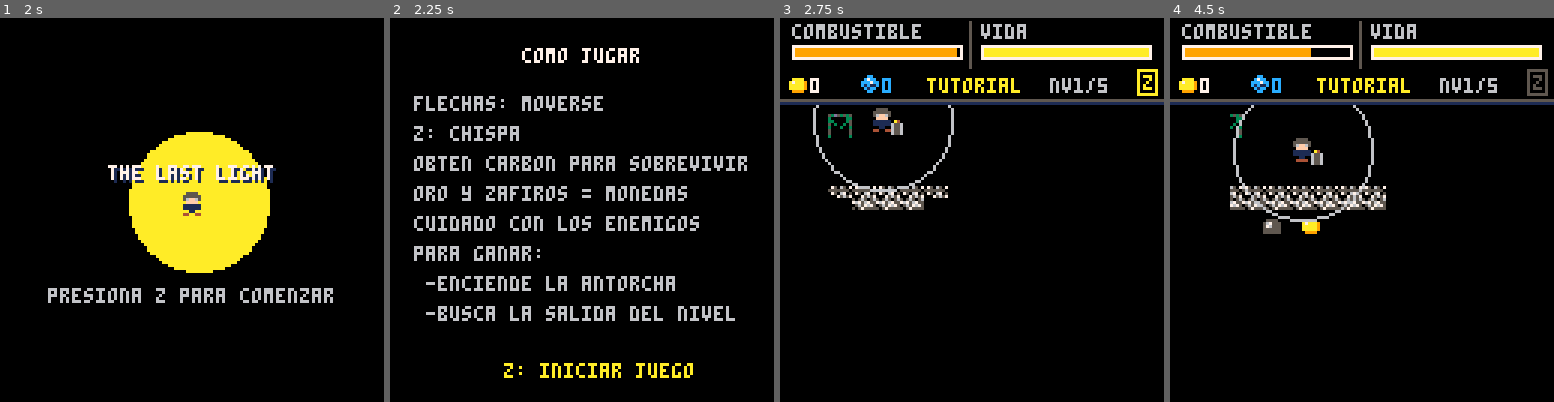
Above: before the commit, frames 1-4 (left to right).
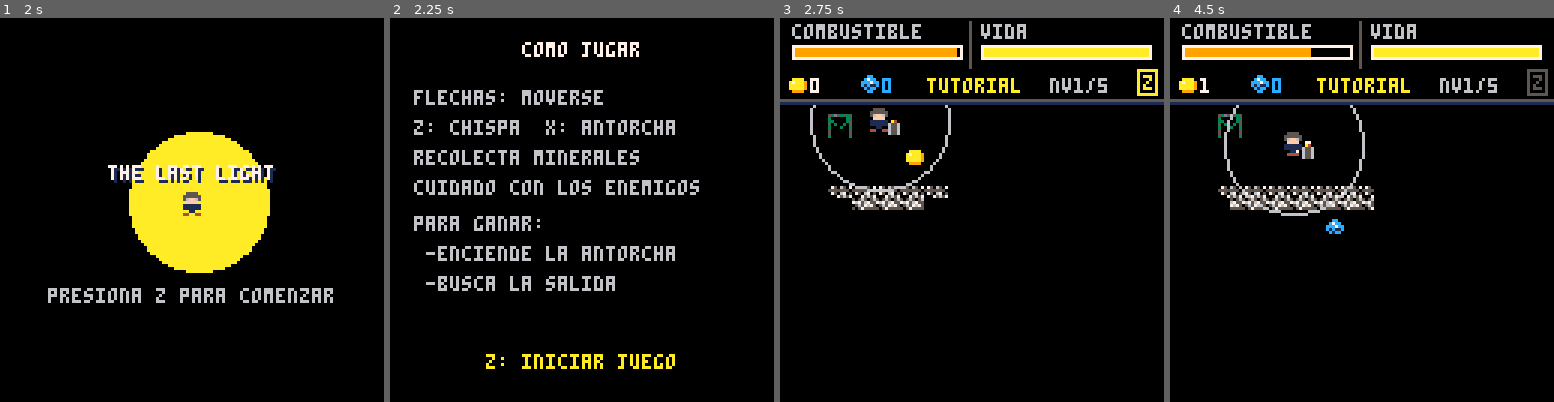
Above: after the commit, the same moments.

Repository: goncho09/the-last-light
Game: PICO-8 cartridge the-last-light.p8
Two runs of this game, one before a commit and one after it. Both use one fixed random seed, a clock stepped at 60 frames per second and the inputs below.
Inputs:
- Up to frame 1 (2 s): tap X (X key) at 0.33, 1.07, 1.85 s; tap O (Z key) at 0.7, 1.7 s; hold Right from 1.6 s (still down)
- Up to frame 2 (2.25 s): release Right at 2.1 s; tap O (Z key) at 2.1 s; hold Up from 2.15 s (still down)
- Up to frame 3 (2.75 s): release Up at 2.42 s; hold Right from 2.47 s (still down); tap O (Z key) at 2.5 s
- Up to frame 4 (4.5 s): tap O (Z key) every 0.4 s from 2.9 to 4.1 s; tap X (X key) at 2.97, 4.08 s; release Right at 3.03 s; hold Left 3.08-3.58 s; hold Down 3.63-3.97 s; hold Right from 4.02 s (still down)

Frame 1 is identical in both runs. In frame 2, 11% of the frame differs, in the area x 6-93%, y 6-94%; in frame 3, 1.1%; in frame 4, 2.4%.

Commit message:
game total fixed

Diff:
--- a/the-last-light.p8
+++ b/the-last-light.p8
@@ -38,8 +38,8 @@
     item_salida = { x = 90, y = 40, spr = spr_salida, activo = false }
     px = 24
     py = 24
-    velocidad_base = 1.1
-    velocidad = 1.1
+    velocidad_base = 0.9
+    velocidad = 0.9
     mirando_izq = false
     vida = 100
     sonido_gameover_sonado = false
@@ -55,6 +55,8 @@
     enemigos = {}
     textos_flotantes = {}
     timer_flash_dano = 0
+    causa_muerte = "oscuridad"
+
     -- transicion
     timer_transicion = 0
     transicion_salida = false
@@ -194,7 +198,6 @@
         duende_y = 288
     else
         generar_cueva_aleatoria()
-        combustible = mid(40, 95 - (n * 3), combustible_max)
         px = 24
         py = 35
     end
@@ -204,8 +207,8 @@
     antorcha.spr = spr_antorcha
 
     if n == 1 then
-        antorcha.x = 80
-        antorcha.y = 48
+        antorcha.x = 24
+        antorcha.y = 80
         item_salida.x = 16
         item_salida.y = 32
     elseif n == 5 then
@@ -248,6 +251,10 @@
     item_salida.activo = false
     item_salida.spr = spr_salida
 
+    if combustible < 20 then
+        combustible = 20
+    end
+
     iniciar_minerales_nivel()
     iniciar_enemigos_nivel(n)
 end
@@ -269,7 +276,7 @@
     return {
         tipo = tipo, spr = spr, x = ex, y = ey, vx = 0, vy = 0,
         v_base = v_base, radio_vision = radio_vision, danio = danio,
-        confundido = false, timer_confusion = 0
+        confundido = false, timer_confusion = 0, panico = false, timer_panico = 0
     }
 end
 
@@ -294,7 +301,7 @@
     minerales = {}
     if nivel_actual == 5 then return end
 
-    local cantidad = mid(2, 1 + nivel_actual, 4)
+    local cantidad = mid(3, 1 + nivel_actual, 5)
     for i = 1, cantidad do
         local m = {
             tipo = "carbon",
@@ -312,9 +319,12 @@
 function respawn_mineral(m)
     local intentos = 0
     local dist_x, dist_y = 0, 0
+    local lejos_de_otros = true
+    local lejos_antorcha = true
+
     repeat
         if nivel_actual == 1 then
-            m.x = 24 + rnd(60)
+            m.x = 32 + rnd(60)
             m.y = 32 + rnd(60)
         else
             m.x = 16 + rnd(160)
@@ -323,7 +333,7 @@
         dist_x = abs(m.x - px)
         dist_y = abs(m.y - py)
 
-        local lejos_de_otros = true
+        lejos_de_otros = true
         for otro in all(minerales) do
             if otro != m and otro.activo then
                 local ox = abs(m.x - otro.x)
@@ -334,18 +344,20 @@
             end
         end
 
+        lejos_antorcha = abs(m.x - antorcha.x) > 16 or abs(m.y - antorcha.y) > 16
+
         intentos += 1
-    until (posicion_libre(m.x, m.y) and (dist_x > 15 or dist_y > 15) and lejos_de_otros) or intentos > 100
+    until (posicion_libre(m.x, m.y) and (dist_x > 15 or dist_y > 15) and lejos_de_otros and lejos_antorcha) or intentos > 100
     m.activo = true
 end
 
 function obtener_mineral_aleatorio(m)
     local bonus = nivel_actual * 0.01
     local suerte = rnd(1)
-    if suerte > 0.85 - bonus then
+    if suerte > 0.75 - bonus then
         m.tipo = "zafiro"
         m.spr = spr_zafiro
-    elseif suerte > 0.6 - bonus then
+    elseif suerte > 0.4 - bonus then
         m.tipo = "oro"
         m.spr = spr_oro
     else
@@ -378,10 +390,14 @@
     sfx(7)
     -- sfx de danio asignado al 7
 
+    if vida <= 0 then
+        causa_muerte = "enemigo"
+    end
+
     if e.tipo == "escorpion" and not envenenado then
         envenenado = true
         timer_envenenamiento = 180
-        velocidad = velocidad_base * 0.7
+        velocidad = velocidad_base * 0.85
         for i = 1, 4 do
             crear_burbuja_veneno()
         end
@@ -429,18 +445,29 @@
             local dy_torch = e.y - antorcha.y
             local dist_sq_torch = dx_torch * dx_torch + dy_torch * dy_torch
             local scare_radius_sq = 36 * 36
-
-            if antorcha.encendida and dist_sq_torch < scare_radius_sq then
+            local stop_panic_sq = 70 * 70
+
+            if e.panico then
+                e.timer_panico -= 1
+                if e.timer_panico <= 0 or dist_sq_torch > stop_panic_sq then
+                    e.panico = false
+                end
+            elseif antorcha.encendida and dist_sq_torch < scare_radius_sq then
+                e.panico = true
+                e.timer_panico = 60
+            end
+
+            if e.panico then
                 local dist_torch = sqrt(dist_sq_torch)
                 if dist_torch > 0 then
                     local unit_x = dx_torch / dist_torch
                     local unit_y = dy_torch / dist_torch
-                    local panic_speed = e.v_base * 3.0
+                    local panic_speed = e.v_base * 1.5
                     e.vx = unit_x * panic_speed
                     e.vy = unit_y * panic_speed
                 else
-                    e.vx = (rnd(2) - 1) * e.v_base * 3.0
-                    e.vy = (rnd(2) - 1) * e.v_base * 3.0
+                    e.vx = (rnd(2) - 1) * e.v_base * 1.5
+                    e.vy = (rnd(2) - 1) * e.v_base * 1.5
                 end
                 if e.tipo == "escorpion" then
                     e.spr = spr_escorpion
@@ -501,7 +528,7 @@
             if btnp(0) or btnp(2) then opcion_hoguera = 1 end
             if btnp(1) or btnp(3) then opcion_hoguera = 2 end
 
-            if btnp(4) or btnp(5) then
+            if btnp(5) then
                 if opcion_hoguera == 1 then
                     vida = vida_max
                     descanso = true
@@ -647,7 +674,7 @@
     local pos_ant_y = py
     local dx, dy = 0, 0
 
-    if not jefe_en_intro and not transicion_salida then
+    if not jefe_en_intro and not transicion_salida and timer_apertura <= 0 then
         if btn(0) then
             dx -= velocidad mirando_izq = true
         end
@@ -771,6 +798,7 @@
             combustible = 0
             radio_luz = mid(0, radio_luz - 0.4, 100)
             if radio_luz <= 0 then vida -= 3 end
+            if vida <= 0 then causa_muerte = "oscuridad" end
         end
     end
     if transicion_salida then
@@ -848,63 +876,6 @@
     end
 end
 
--- === menれあ del duende (corregido - sin bucle infinito) ===
-function manejar_menu_duende()
-    if preguntando_duende and not en_tienda_duende then
-        -- menれむ si / no
-        if btnp(2) or btnp(3) then
-            opcion_pregunta_duende = 3 - opcion_pregunta_duende
-        end
-        if btnp(4) or btnp(5) then
-            if opcion_pregunta_duende == 1 then
-                -- si
-                preguntando_duende = false
-                en_tienda_duende = true
-                en_tienda = true
-                opcion_tienda = 1
-                sfx(5)
-            else
-                -- no
-                cerrar_tienda_duende()
-            end
-        end
-        return
-    end
-
-    if en_tienda or en_tienda_duende then
-        -- navegaciれはn tienda
-        if btnp(2) then opcion_tienda = max(1, opcion_tienda - 1) end
-        if btnp(3) then opcion_tienda = min(4, opcion_tienda + 1) end
-
-        if btnp(4) then
-            -- z = comprar
-            if opcion_tienda == 1 and not tiene_farola and oro >= 8 then
-                tiene_farola = true
-                oro -= 8
-                sfx(2)
-            elseif opcion_tienda == 2 and zafiro >= 7 then
-                vida_max += 25
-                vida = vida_max
-                zafiro -= 7
-                sfx(2)
-            elseif opcion_tienda == 3 and oro >= 4 then
-                combustible_max += 60
-                combustible = combustible_max
-                oro -= 4
-                sfx(2)
-            elseif opcion_tienda == 4 then
-                -- salir
-                cerrar_tienda_duende()
-            end
-        end
-
-        if btnp(5) then
-            -- x = cancelar
-            cerrar_tienda_duende()
-        end
-    end
-end
-
 -- funciれはn auxiliar para cerrar la tienda y evitar bucle
 function cerrar_tienda_duende()
     en_tienda = false
@@ -914,6 +885,55 @@
     -- empuja al jugador hacia la izquierda
     sfx(1)
 end
+
+function manejar_menu_duende()
+    if preguntando_duende and not en_tienda_duende then
+        if btnp(2) or btnp(3) then
+            opcion_pregunta_duende = 3 - opcion_pregunta_duende
+        end
+        if btnp(5) then
+            if opcion_pregunta_duende == 1 then
+                preguntando_duende = false
+                en_tienda_duende = true
+                en_tienda = true
+                opcion_tienda = 1
+                sfx(5)
+            else
+                cerrar_tienda_duende()
+            end
+        end
+        return
+    end
+
+    if en_tienda or en_tienda_duende then
+        if btnp(2) then opcion_tienda = max(1, opcion_tienda - 1) end
+        if btnp(3) then opcion_tienda = min(4, opcion_tienda + 1) end
+
+        if btnp(4) then
+            if opcion_tienda == 1 and not tiene_farola and oro >= 4 then
+                tiene_farola = true
+                oro -= 4
+                sfx(2)
+            elseif opcion_tienda == 2 and zafiro >= 3 then
+                vida_max += 25
+                vida = vida_max
+                zafiro -= 3
+                sfx(2)
+            elseif opcion_tienda == 3 and oro >= 2 then
+                combustible_max += 60
+                combustible = combustible_max
+                oro -= 2
+                sfx(2)
+            elseif opcion_tienda == 4 then
+                cerrar_tienda_duende()
+            end
+        end
+
+        if btnp(5) then
+            cerrar_tienda_duende()
+        end
+    end
+end
 -->8
 -- dibujo: hud, luz, juego
 
@@ -927,8 +947,9 @@
     if tiene_farola then radio_final = radio_luz + 10 end
 
     local d1 = radio_final + 6
-    local d2 = radio_final + 14
-    local d3 = radio_final + 24
+    local d2 = radio_final + 12
+    local d3 = radio_final + 18
+    local d4 = radio_final + 26
 
     local cx_for_fog = px + 4
     local cy_for_fog = py + 4
@@ -969,9 +990,10 @@
             end
 
             if luz_antorcha or luz_hoguera then
-                -- iluminado
+            elseif dist_cuadrado >= d4 * d4 then
+                fillp() rectfill(x, y, x + 3, y + 3, 0)
             elseif dist_cuadrado >= d3 * d3 then
-                fillp() rectfill(x, y, x + 3, y + 3, 0)
+                fillp(0xa5a5) rectfill(x, y, x + 3, y + 3, 0)
             elseif dist_cuadrado >= d2 * d2 then
                 fillp(0x5a5a) rectfill(x, y, x + 3, y + 3, 0)
             elseif dist_cuadrado >= d1 * d1 then
@@ -1041,8 +1063,6 @@
         shake_y = rnd(jefe_shake) - jefe_shake / 2
     end
 
-    if timer_flash_dano > 0 then rect(0, 0, 127, 127, 8) end
-
     camera(cam_x + shake_x, cam_y + shake_y)
     local scx = cx - cam_x
     local scy = cy - cam_y
@@ -1060,7 +1080,7 @@
         print(tf.texto, tf.x, tf.y, tf.color)
     end
 
-    if nivel_actual != 10 then
+    if nivel_actual != 5 and not transicion_salida then
         if antorcha.encendida then
             spr(spr_antorcha_e, antorcha.x, antorcha.y)
         else
@@ -1091,18 +1111,18 @@
         spr(p.spr, p.x, p.y)
     end
 
-    if nivel_actual != 10 then
+    if nivel_actual != 5 and not transicion_salida then
         if item_salida.activo then
             spr(spr_salida_a, item_salida.x, item_salida.y)
         else
             spr(spr_salida, item_salida.x, item_salida.y)
         end
-    elseif item_salida.activo then
+    elseif item_salida.activo and not transicion_salida then
         spr(item_salida.spr, item_salida.x, item_salida.y)
     end
 
     -- =======================================================
-    -- dibujo del duende (solo en el nivel 10)
+    -- dibujo del duende (solo en el nivel 5)
     -- =======================================================
     if nivel_actual == 5 and duende_x != nil and duende_y != nil then
         palt(0, true)
@@ -1175,6 +1195,7 @@
         else
             print("  si", 38, 76, 5) print("> no", 74, 76, 8)
         end
+        print("x: confirmar", 36, 86, 6)
     end
 
     -- mensaje de confirmation del duende
@@ -1188,6 +1209,7 @@
         else
             print("  si", 34, 72, 5) print("> no", 78, 72, 8)
         end
+        print("x: confirmar", 36, 82, 6)
     end
 
     -- menu de la tienda del duende
@@ -1237,26 +1260,32 @@
 
 function dibujar_instrucciones()
     cls(0)
-    print("como jugar", 44, 10, 7)
-
-    print("flechas: moverse", 8, 26, 6)
-    print("z: chispa", 8, 36, 6)
-    print("obten carbon para sobrevivir", 8, 46, 6)
-    print("oro y zafiros = monedas", 8, 56, 6)
-    print("cuidado con los enemigos", 8, 66, 6)
-    print("para ganar:", 8, 76, 6)
-    print("-enciende la antorcha", 12, 86, 6)
-    print("-busca la salida del nivel", 12, 96, 6)
+    local titulo = "como jugar"
+    print(titulo, (128 - #titulo * 4) / 2, 8, 7)
+
+    print("flechas: moverse", 8, 24, 6)
+    print("z: chispa  x: antorcha", 8, 34, 6)
+    print("recolecta minerales", 8, 44, 6)
+    print("cuidado con los enemigos", 8, 54, 6)
+    print("para ganar:", 8, 66, 6)
+    print("-enciende la antorcha", 12, 76, 6)
+    print("-busca la salida", 12, 86, 6)
 
     if flr(t() * 2) % 2 == 0 then
-        print("z: iniciar juego", 38, 115, 10)
+        local texto_z = "z: iniciar juego"
+        print(texto_z, (128 - #texto_z * 4) / 2, 112, 10)
     end
 end
 
 function dibujar_game_over()
     camera()
     cls(0)
-    local texto1 = "la oscuridad te ha consumido"
+    local texto1 = ""
+    if causa_muerte == "enemigo" then
+        texto1 = "caiste ante las sombras"
+    else
+        texto1 = "la oscuridad te ha consumido"
+    end
     local x1 = (128 - #texto1 * 4) / 2
     print(texto1, x1, 60, 7)
 
